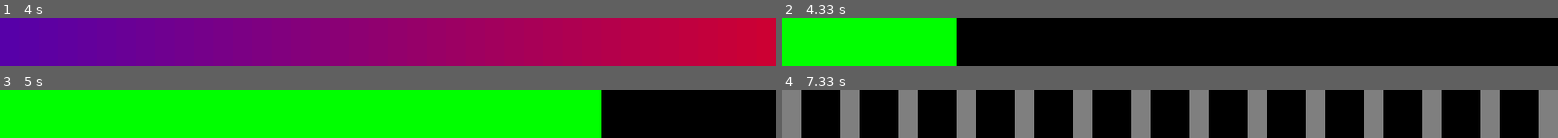
Above: before the commit, frames 1-4 (two rows, left to right).
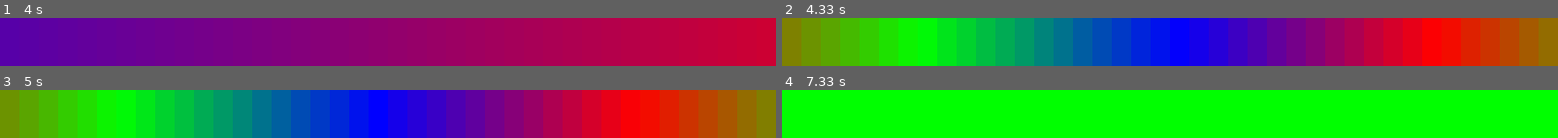
Above: after the commit, the same moments.

Repository: uozuAho/pilights
Game: pygame game, started from pixel_patterns/pixel_strip_patterns.py
Two runs of this game, one before a commit and one after it. Both use one fixed random seed, a clock stepped at 60 frames per second and the inputs below.
Inputs:
- Up to frame 1 (4 s): no input
- Up to frame 2 (4.33 s): no input
- Up to frame 3 (5 s): no input
- Up to frame 4 (7.33 s): no input

Frame 1 is identical in both runs. In frame 2, 95% of the frame differs, in the area x 0-100%, y 0-100%; in frame 3, 92%; in frame 4, 100%.

Commit message:
add rainbow cycle

Diff:
--- a/pixel_patterns/pixel_strip_patterns.py
+++ b/pixel_patterns/pixel_strip_patterns.py
@@ -18,12 +18,13 @@
 
     def __init__(self):
         self.last_change_time = 0
-        self.current_generator = Rainbow(NUM_PIXELS)
+        self.current_generator = RainbowCycle(NUM_PIXELS)
         self.generator_idx = 0
         self.generators = [
             lambda: ColorWiper(NUM_PIXELS, Pixel(0, 255, 0), 30),
             lambda: TheatreChaser(NUM_PIXELS, Pixel(127, 127, 127), 50),
-            lambda: Rainbow(NUM_PIXELS)
+            lambda: Rainbow(NUM_PIXELS),
+            lambda: RainbowCycle(NUM_PIXELS)
         ]
 
     def generate(self):
@@ -92,6 +93,20 @@
         return self.pixels
 
 
+class RainbowCycle:
+    def __init__(self, num_pixels):
+        self.pixels = [Pixel() for i in range(num_pixels)]
+        self.time_start = 0
+
+    def generate(self):
+        uptime = time.time() - self.time_start
+        col_offset = (int(uptime * 1000) % (5120 * 5)) // 100
+        for i in range(len(self.pixels)):
+            color = wheel(int(((i * 256 / len(self.pixels)) + col_offset)) & 255)
+            self.pixels[i].copy_colour(color)
+        return self.pixels
+
+
 def wheel(pos):
     pos = 255 - pos
     if pos < 85:
Not shown, removed: pixel_patterns/strandtest.c
